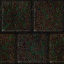
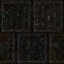
Before/after of a 64 × 64 layered artwork. What changed in the layer stack:
"Visible": blend normal → lch lightness, painted on it over [0, 1, 64, 63]
"wmet4_7.png": opacity 30% → 35% over [0, 1, 64, 63]
added layer "Pasted Layer" (luma darken) above "met_shm_sqr_processed.png copy" over [0, 1, 64, 63]
